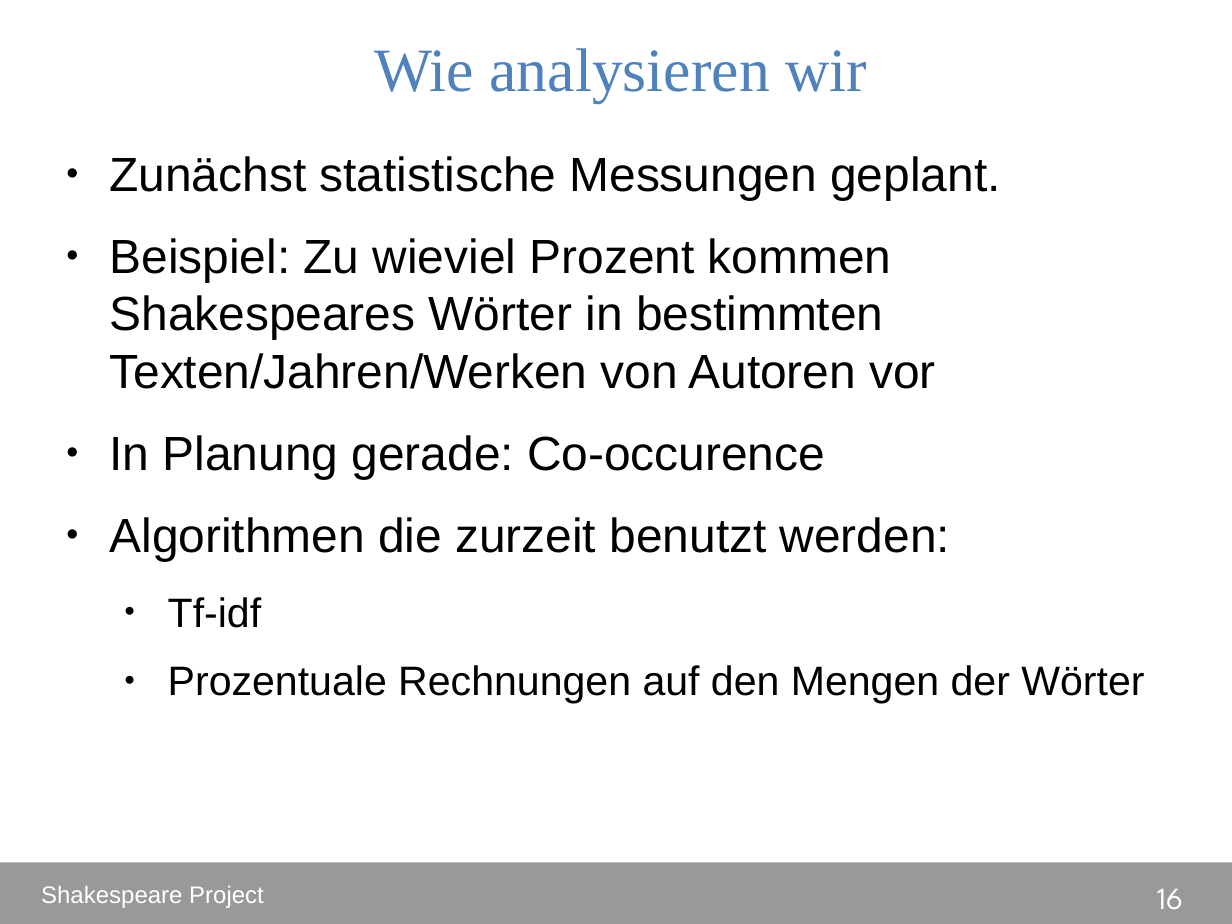
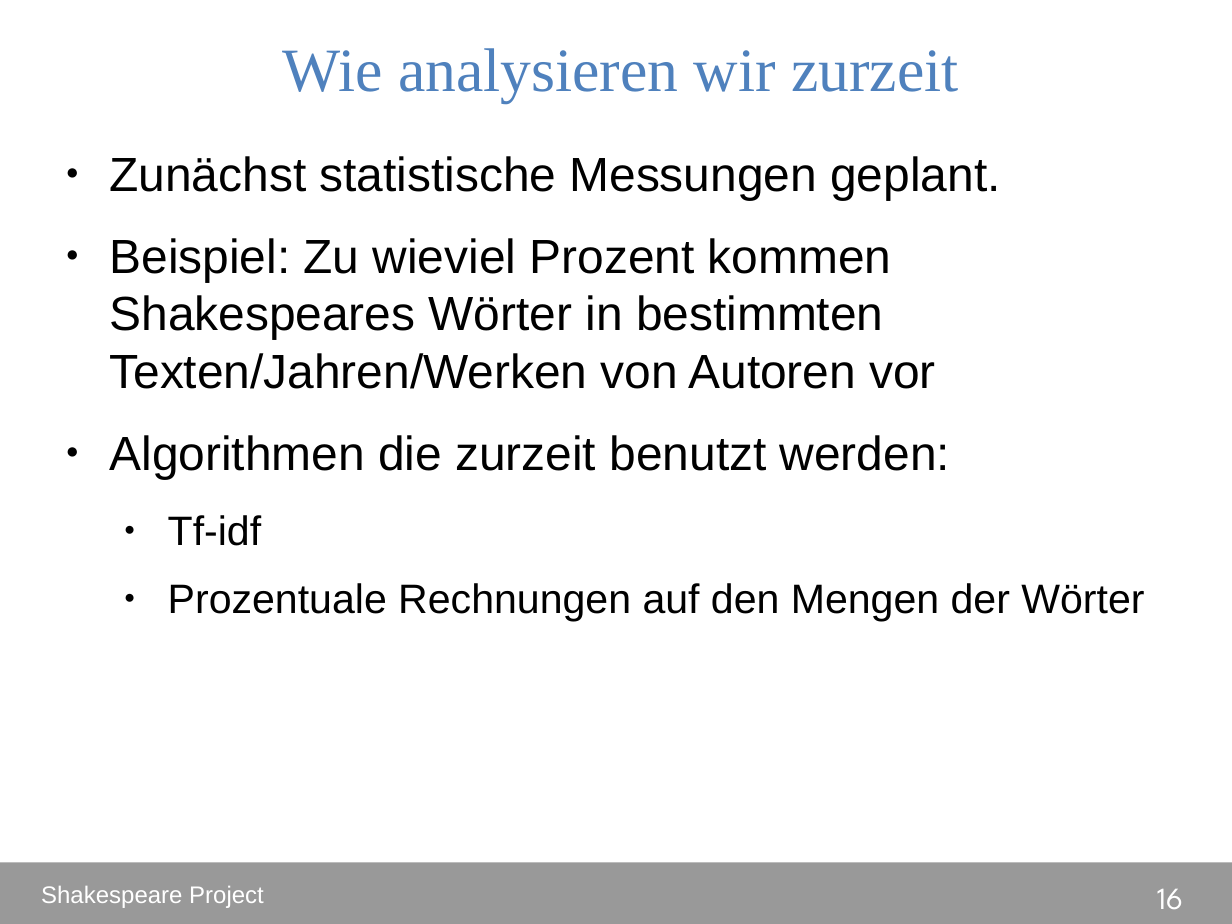
Before and after one commit to DHLeipzig-CurrentTopics-SS2014/shakespeare_project, a slide deck: slide 16 of presentation/presentation.odp. Drawn at 1232x924 pixels with LibreOffice and Linux fonts; fonts in the diff are those of the drawing. Boxes give left, top, right and bottom in pixels: in the first picture for what was removed or moved away, otherwise in the second. Text is boxed around its words. In the diff, an @@ line names an element or a change of style, - is before the commit and + after.

```diff
--- a/presentation/presentation.odp
+++ b/presentation/presentation.odp
@@ title at (283, 48, 958, 102): text changed @@
-Wie analysieren wir
+Wie analysieren wir zurzeit
@@ text at (110, 435, 825, 479): paragraph removed @@
-● In Planung gerade: Co-occurence
```
Also in this commit, not shown: 2 other slides changed.
